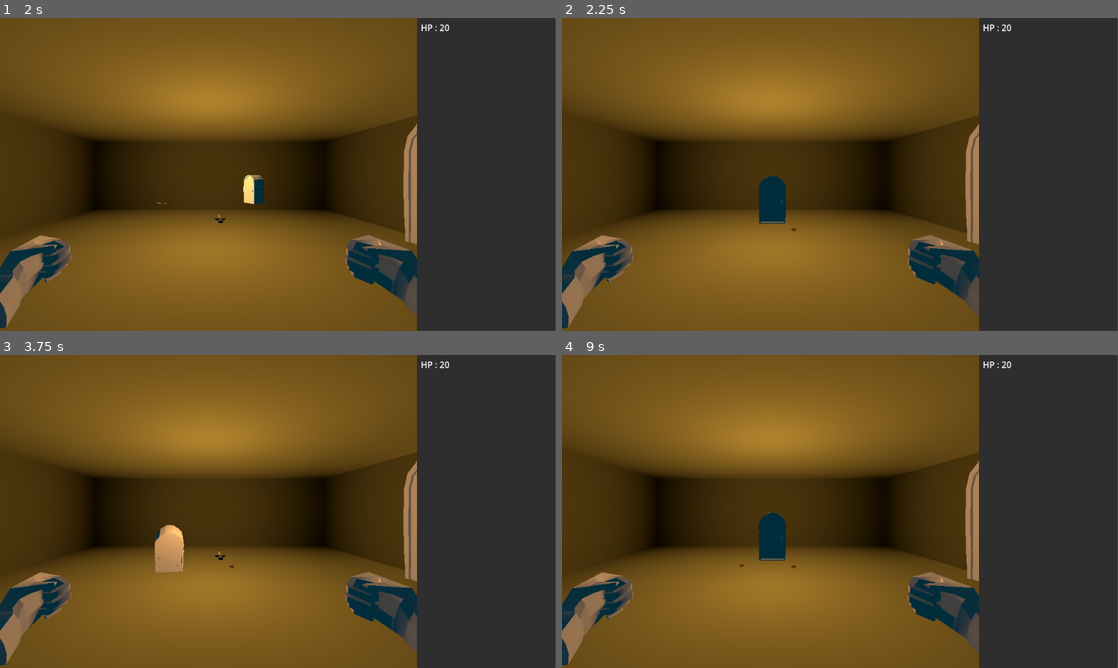
Above: before the commit, frames 1-4 (two rows, left to right).
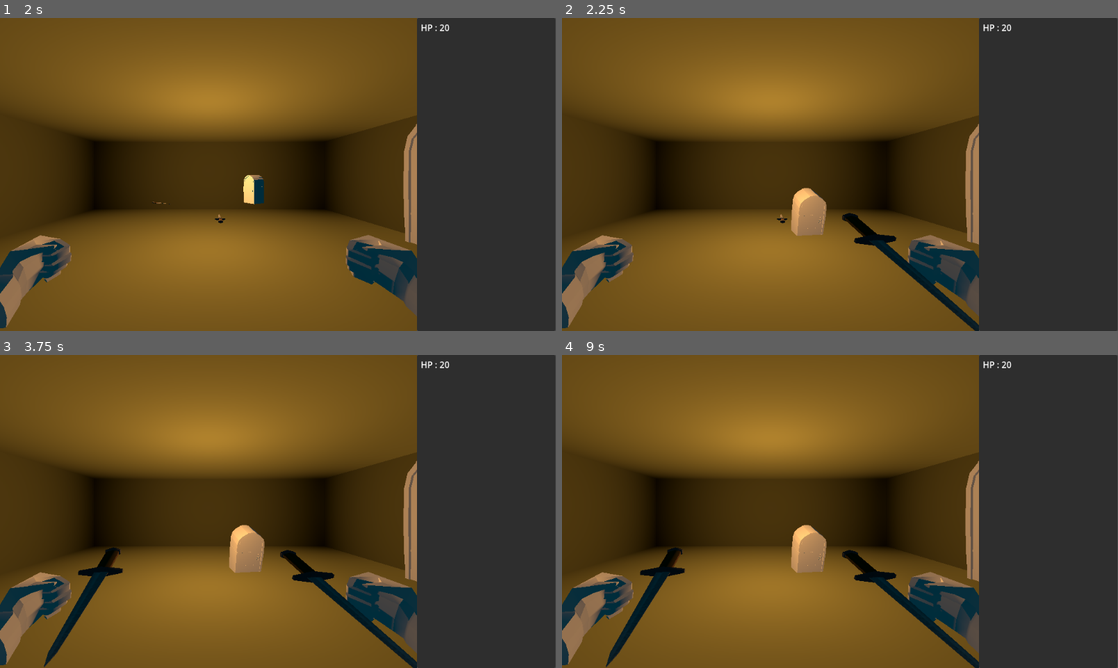
Above: after the commit, the same moments.

Repository: KoolDouds/GGJ-2025
Game: Godot game, scene res://game.tscn
Same seed, same stepped clock (60 frames per second), same inputs: the game is played once before the commit and once after it. The engine's default icon, where the game draws it, is replaced by a stand-in: a white triangle on a blue panel in a dark square.
Inputs:
- Up to frame 1 (2 s): tap Enter at 0.5 s; hold Right (right) 0.53-1.28 s; tap Keypad 5 (center) at 0.6, 1.35 s; tap Space at 1.25 s; hold Down (back) from 1.28 s (still down)
- Up to frame 2 (2.25 s): tap Enter at 2 s; release Down (back) at 2.03 s; hold Right (right) from 2.03 s (still down); tap Keypad 5 (center) at 2.1 s
- Up to frame 3 (3.75 s): tap Space at 2.75 s; release Right (right) at 2.78 s; hold Up (forward) 2.78-3.53 s; tap Keypad 5 (center) at 2.85, 3.6 s; tap Enter at 3.5 s; hold Left (left) from 3.53 s (still down)
- Up to frame 4 (9 s): tap Space at 4.25 s; tap Keypad 5 (center) every 0.75 s from 4.35 to 8.85 s; release Left (left) at 5.03 s; hold Down (back) 5.03-5.78 s; hold Right (right) 5.78-6.53 s; hold Up (forward) 6.53-7.28 s; hold Right (right) 7.28-8.03 s; hold Down (back) 8.03-8.78 s; hold Left (left) from 8.78 s (still down)

Frame 1 is identical in both runs. In frame 2, 2.5% of the frame differs, in the area x 35-75%, y 50-100%; in frame 3, 3.5%, in the area x 7-75%, y 54-100%; in frame 4, 3.4%.
Error after the commit: Out of bounds get index '0' (on base: 'Array[Weapon]') (res://inventaire.gd:20)

Commit message:
fix battle

Diff:
--- a/Script/combat_controls.gd
+++ b/Script/combat_controls.gd
@@ -9,8 +9,6 @@
 var active = false
 
 func _ready() -> void:
-	#hands = get_tree().get_root().find_child("Hands", true, false)
-	hands.manager = $"."
 	enemy = enemy_res.instantiate()
 	add_child(enemy)
 	enemy.position.z = 4
@@ -24,6 +22,7 @@
 	rotation.x = 0
 
 func start_battle():
+	hands.manager = $"."
 	active = true
 	await get_tree().create_timer(1).timeout
 	enemy.attack()
--- a/game.tscn
+++ b/game.tscn
@@ -43,9 +43,6 @@
 
 [node name="HPManager" parent="SubViewportContainer/SubViewport" instance=ExtResource("3_4lh60")]
 
-[node name="Camera3D#Node3D" type="Node3D" parent="."]
-transform = Transform3D(1, 0, 0, 0, 1, 0, 0, 0, 1, 0, -0.332, 0.05)
-
 [node name="SubViewportContainer_SubViewport_Camera3D_Node3D#Hands" parent="." instance=ExtResource("1_dp6cy")]
 
 [node name="Panel" type="Panel" parent="."]
